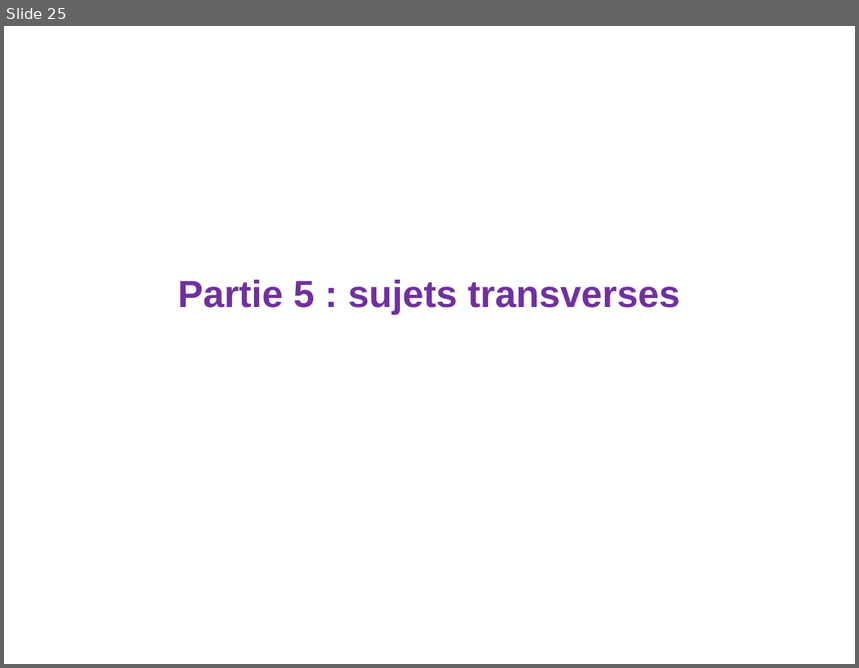
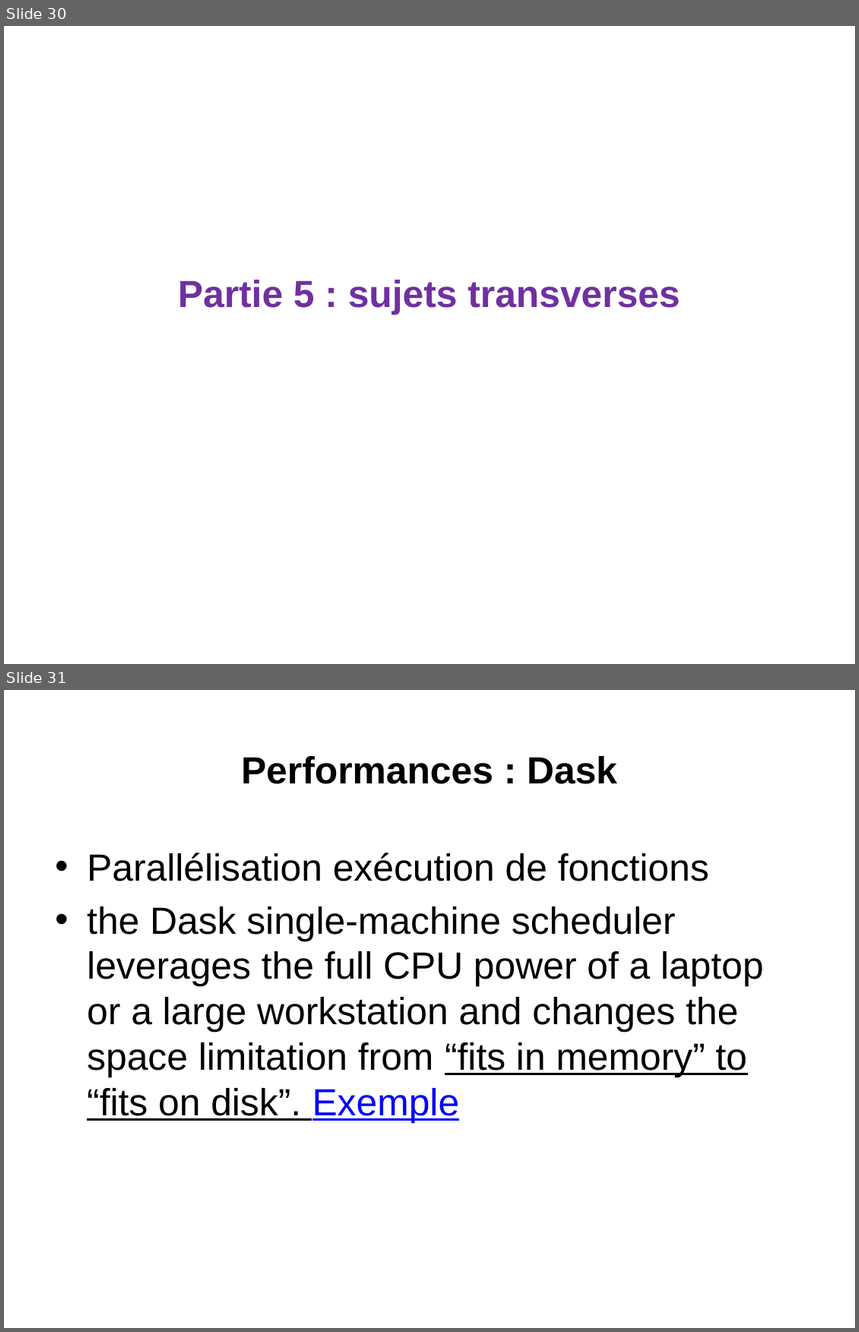
Before and after one commit to loicmidy/formation-python, a slide deck: formation python.pptx. Shown one above the other, each under a label of ours: slide 25 before the commit, slides 30 and 31 after it. The pictures are 859x668 and 859x1332 pixels, drawn with LibreOffice and Linux fonts; fonts in the diff are those of the drawing. Boxes give left, top, right and bottom in pixels: in the first picture for what was removed or moved away, otherwise in the second. Text is boxed around its words. In the diff, an @@ line names an element or a change of style, - is before the commit and + after.

```diff
--- a/formation python.pptx
+++ b/formation python.pptx
@@ slide 31 added at <box>4,690,855,1328</box>, background #FFFFFF @@
@@ title added at <box>241,756,617,784</box>, 32 pt, text #000000, bold @@
+Performances : Dask
@@ text added at <box>87,853,764,1123</box>, 32 pt, text #000000 @@
+• Parallélisation exécution de fonctions
+• the Dask single-machine scheduler leverages the full CPU power of a laptop or a large workstation and changes the space limitation from “fits in memory” to “fits on disk”. Exemple
@@ what was slide 25 is now slide 30 @@
```
Also in this commit, not shown: 2 slides changed, 6 other slides added, 12 other files.
